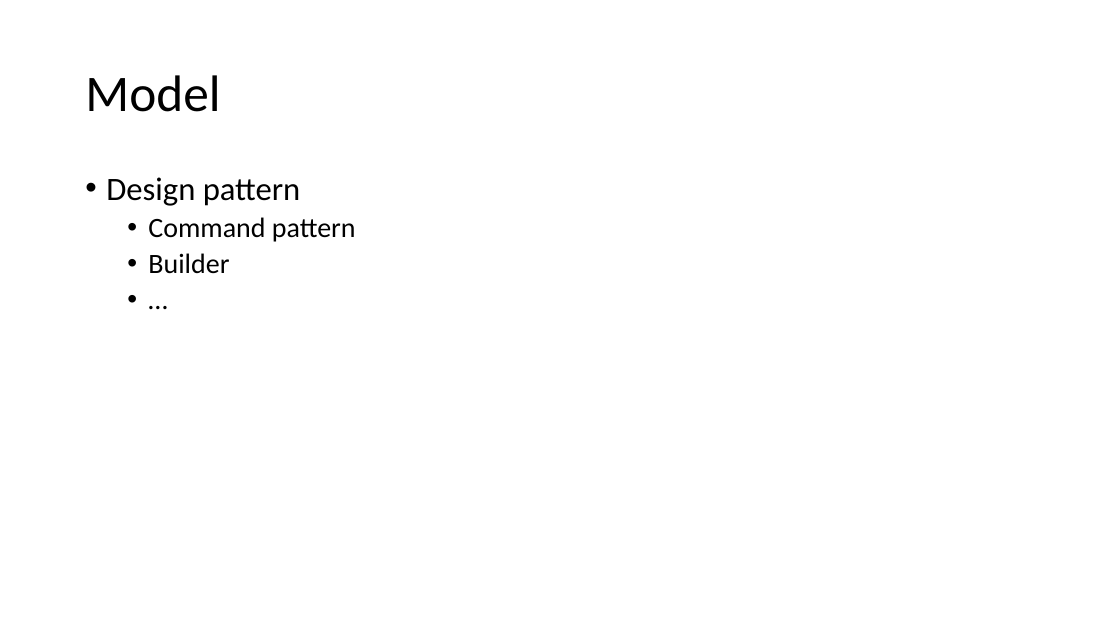
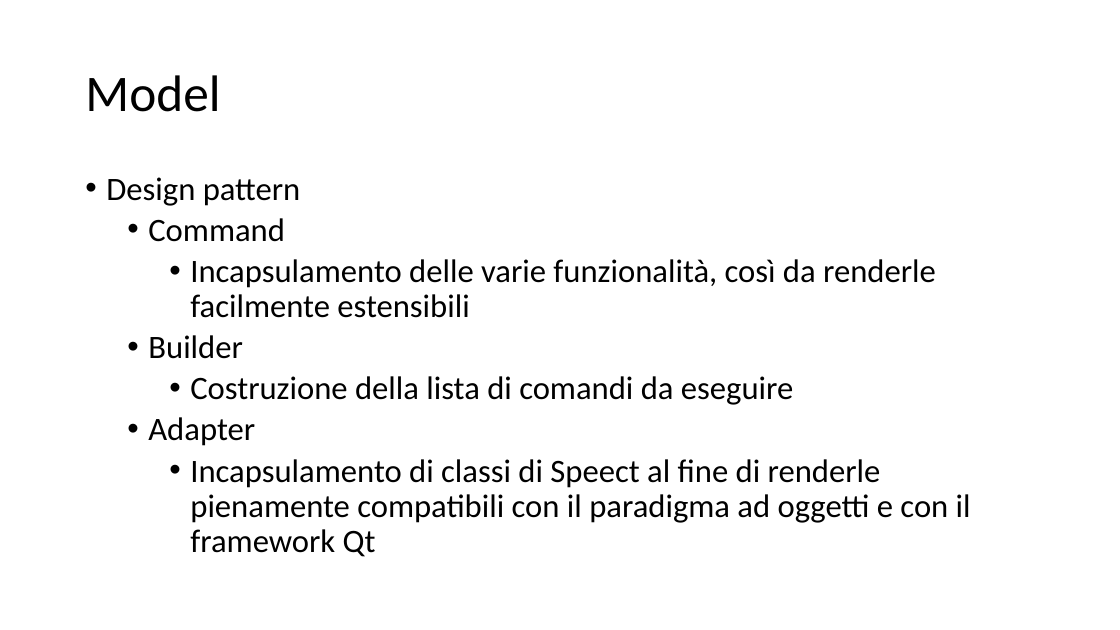
Before and after one commit to Italiaracerx/progettoSWE, a slide deck: slide 7 of Presentazioni/Presentazioni PB/Presentazione PB.pptx. Drawn at 1120x630 pixels with LibreOffice and Linux fonts; fonts in the diff are those of the drawing. Boxes give left, top, right and bottom in pixels: in the first picture for what was removed or moved away, otherwise in the second. Text is boxed around its words. In the diff, an @@ line names an element or a change of style, - is before the commit and + after.

```diff
--- a/Presentazioni/Presentazioni PB/Presentazione PB.pptx
+++ b/Presentazioni/Presentazioni PB/Presentazione PB.pptx
@@ text at (148, 218, 936, 318): text changed; size 24 to 28 pt @@
-  • Command pattern
+  • Command
+    • Incapsulamento delle varie funzionalità, così da renderle facilmente estensibili
@@ text at (148, 335, 243, 359): size 24 to 28 pt in "Builder" @@
@@ text at (148, 376, 971, 557): text changed; size 24 to 28 pt @@
-  • …
+    • Costruzione della lista di comandi da eseguire
+  • Adapter
+    • Incapsulamento di classi di Speect al fine di renderle pienamente compatibili con il paradigma ad oggetti e con il framework Qt
```
Also in this commit, not shown: 7 other slides changed, 2 slides added, 2 slides removed.
